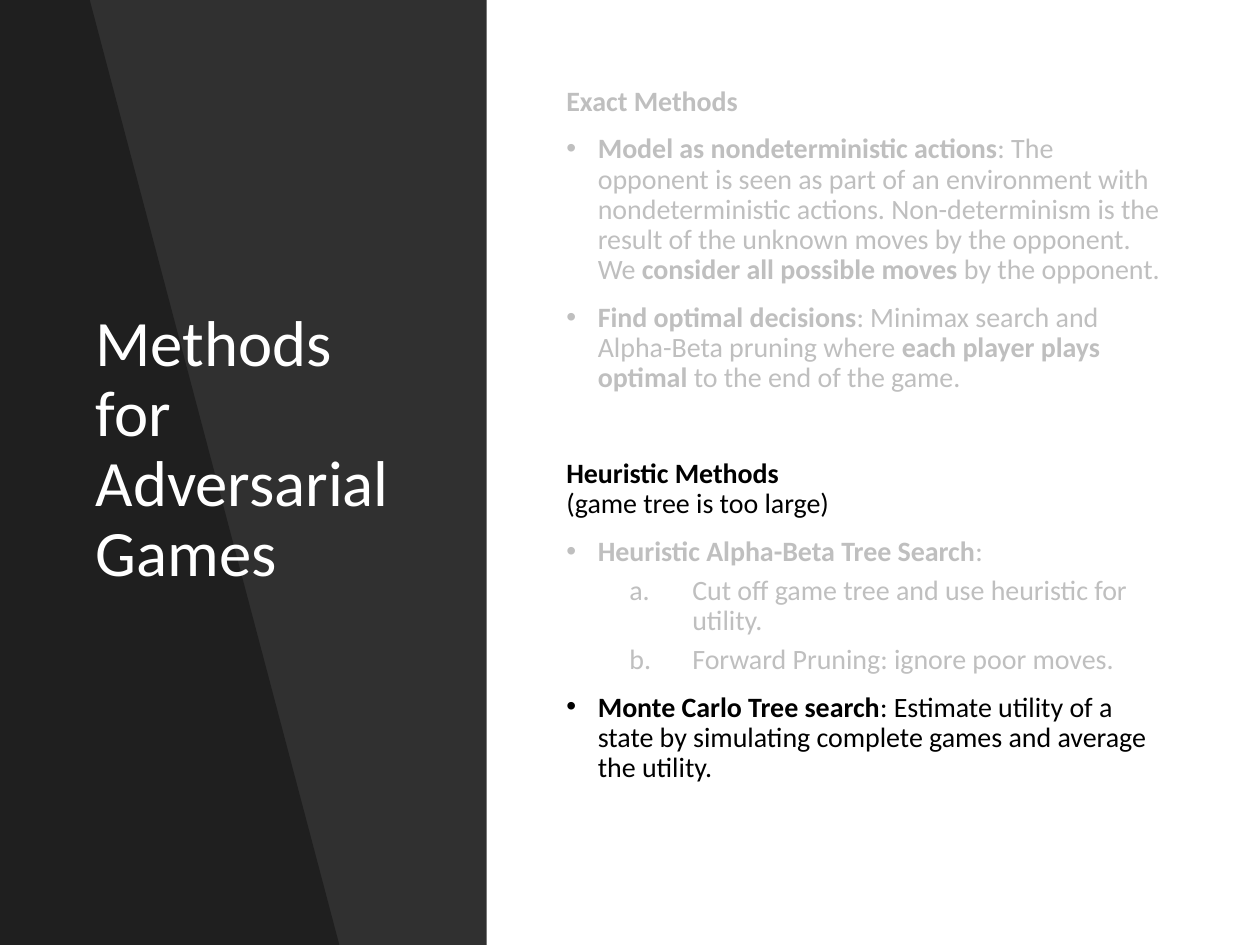
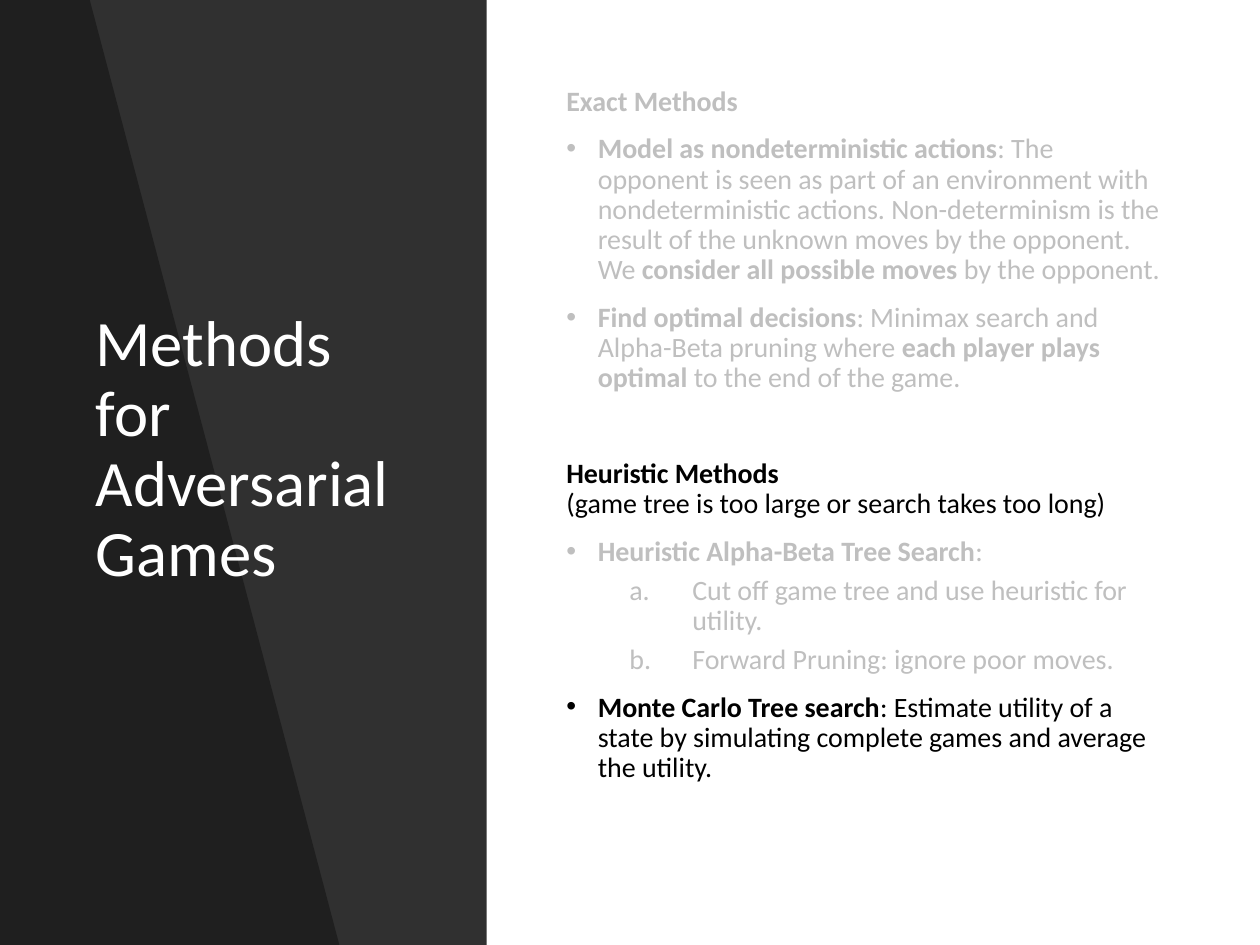
Before and after one commit to mhahsler/CS7320-AI, a slide deck: slide 30 of slides/05_games.pptx (slide 29 before the commit). Drawn at 1260x945 pixels with LibreOffice and Linux fonts; fonts in the diff are those of the drawing. Boxes give left, top, right and bottom in pixels: in the first picture for what was removed or moved away, otherwise in the second. Text is boxed around its words. In the diff, an @@ line names an element or a change of style, - is before the commit and + after.

```diff
--- a/slides/05_games.pptx
+++ b/slides/05_games.pptx
@@ text at [566, 463, 1105, 518]: text changed @@
-Heuristic Methods
-(game tree is too large)
+Heuristic Methods
+(game tree is too large or search takes too long)
```
Also in this commit, not shown: 15 other slides changed, 2 slides added, 1 other file.
